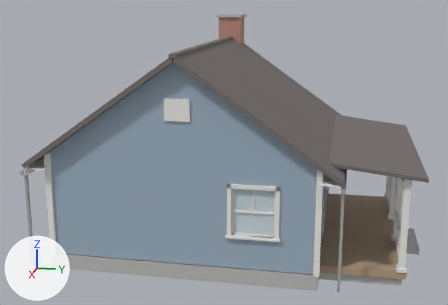
An edit to the FBX model Assets/_EclipseGenesis/Art/Imported/Buildings/SM_House_B.fbx, drawn before and after from the same camera.
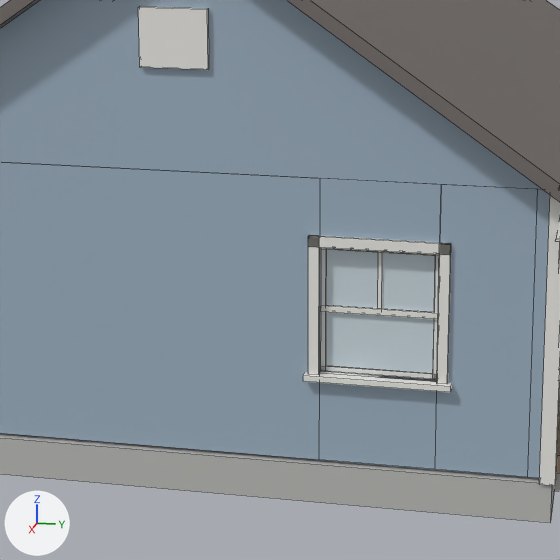
Each version is shown whole from a camera (50 mm lens) standing at (19.69, 4.4, 7.64) and looking at (0.14, 0.49, 2.75), then close up on the part from 25% to 72% of the width and 31% to 100% of the height. Lighting does not change. The marker at lower left points along +X, +Y and +Z. The last two pictures show the newer version. The close-ups show mesh edges as thin lines. Where no turn or scale is listed for an object, it has been applied to the vertices.

The scene before the commit, as lines of its bpy script (objects in view):
```python
me_sm_house_b = bpy.data.meshes.new('SM_House_B')
me_sm_house_b.from_pydata(...)  # 1230 vertices, 1078 faces; spans x -4.75..4.35, y -4.48..6.8, z 0.0..7.11
me_sm_house_b.materials.append(mat_eg_concrete)  # grey #bcbcb8
me_sm_house_b.materials.append(mat_eg_woodfloor)  # beige #b39b81
me_sm_house_b.materials.append(mat_eg_metal)  # grey #aaaaad
me_sm_house_b.materials.append(mat_eg_siding_b)  # greyish blue #a0b3c4
me_sm_house_b.materials.append(mat_eg_plaster)  # white #e7e5df
me_sm_house_b.materials.append(mat_eg_trim)  # white #edece7
me_sm_house_b.materials.append(mat_eg_door)  # grey #8995a0
me_sm_house_b.materials.append(mat_eg_roof)  # grey #766f6c
me_sm_house_b.materials.append(mat_eg_brick)  # beige #bc897c
me_sm_house_b_glass = bpy.data.meshes.new('SM_House_B_Glass')
me_sm_house_b_glass.from_pydata(...)  # 80 vertices, 60 faces; spans x -3.91..3.91, y -3.71..3.73, z 1.45..2.7
me_sm_house_b_glass.materials.append(mat_eg_glass)  # pale blue #cbdae1
ob_sm_house_b = bpy.data.objects.new('SM_House_B', me_sm_house_b)
ob_sm_house_b.location = (0.0, 0.0, 0.0)
ob_sm_house_b_glass = bpy.data.objects.new('SM_House_B_Glass', me_sm_house_b_glass)
ob_sm_house_b_glass.location = (0.0, 0.0, 0.0)
```
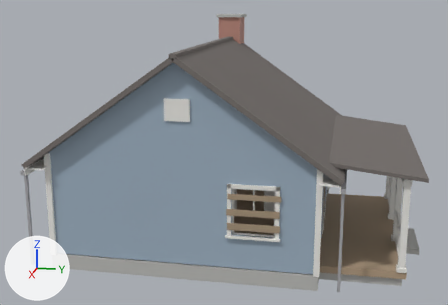
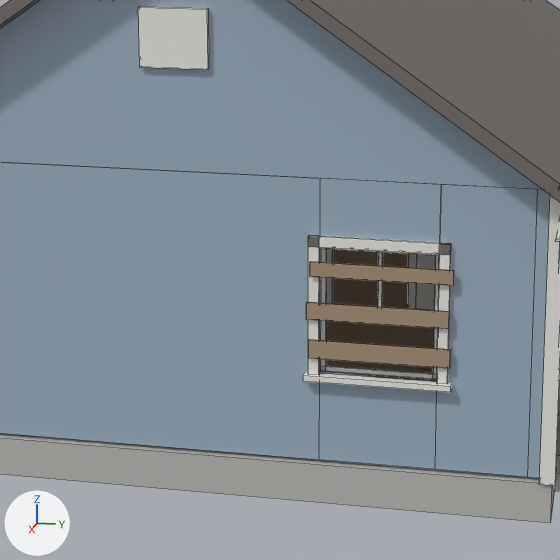
Boxes (x1, y1, x2, y2) around the edits, measured in the close-ups (560 x 560 px):
'SM_House_B_Glass', reshaped (not visible afterwards)
    before: (326, 249, 435, 374)
part 1 of me_sm_house_b, added (beige)
    after: (308, 339, 451, 369)
part 2 of me_sm_house_b, added (beige)
    after: (306, 302, 450, 329)
part 3 of me_sm_house_b, added (beige)
    after: (310, 261, 454, 286)
part 4 of me_sm_house_b_glass, deleted (pale blue)
    before: (326, 249, 435, 312)
part 5 of me_sm_house_b_glass, deleted (pale blue)
    before: (326, 312, 434, 374)

Patch to the scene script:
```diff
--- a/Assets/_EclipseGenesis/Art/Imported/Buildings/SM_House_B.fbx.py
+++ b/Assets/_EclipseGenesis/Art/Imported/Buildings/SM_House_B.fbx.py
@@ mat_eg_plank @@
+mat_eg_plank = principled_material('EG_Plank')
+mat_eg_plank.base_color = (0.4, 0.3, 0.2)  # beige #aa957c
@@ me_sm_house_b_glass @@
 # used by ob_sm_house_b_glass; location = (0.0, 0.0, 0.0)
-me_sm_house_b_glass.from_pydata(...)  # 80 vertices, 60 faces; spans x -3.91..3.91, y -3.71..3.73, z 1.45..2.7
+me_sm_house_b_glass.from_pydata(...)  # 56 vertices, 42 faces; spans x -3.91..1.07, y -3.71..3.73, z 1.45..2.7
+# me_sm_house_b_glass part 4: the loose piece of 8 vertices spanning x 3.91, y 1.51..2.61, z 2.1..2.7 is deleted
+# me_sm_house_b_glass part 5: the loose piece of 8 vertices spanning x 3.91, y 1.51..2.61, z 1.45..2.05 is deleted
+# other edits to the shape of me_sm_house_b_glass do not show in these pictures
 me_sm_house_b_glass.materials.append(mat_eg_glass)
@@ me_sm_house_b @@
 # used by ob_sm_house_b; location = (0.0, 0.0, 0.0)
-me_sm_house_b.from_pydata(...)  # 1230 vertices, 1078 faces; spans x -4.75..4.35, y -4.48..6.8, z 0.0..7.11
+me_sm_house_b.from_pydata(...)  # 1302 vertices, 1132 faces; spans x -4.75..4.35, y -4.48..6.8, z 0.0..7.11
+# me_sm_house_b part 1: a new loose piece, a box spanning x 4.048..4.075, y 1.358..2.798, z 1.58..1.775, in mat_eg_plank (beige #aa957c)
+# me_sm_house_b part 2: a new loose piece, a box spanning x 4.048..4.079, y 1.341..2.781, z 1.995..2.173, in mat_eg_plank (beige #aa957c)
+# me_sm_house_b part 3: a new loose piece, a box spanning x 4.048..4.083, y 1.376..2.816, z 2.45..2.601, in mat_eg_plank (beige #aa957c)
+# other edits to the shape of me_sm_house_b do not show in these pictures
 me_sm_house_b.materials.append(mat_eg_concrete)
@@ me_sm_house_b @@
 me_sm_house_b.materials.append(mat_eg_brick)
+me_sm_house_b.materials.append(mat_eg_plank)  # beige #aa957c
```
